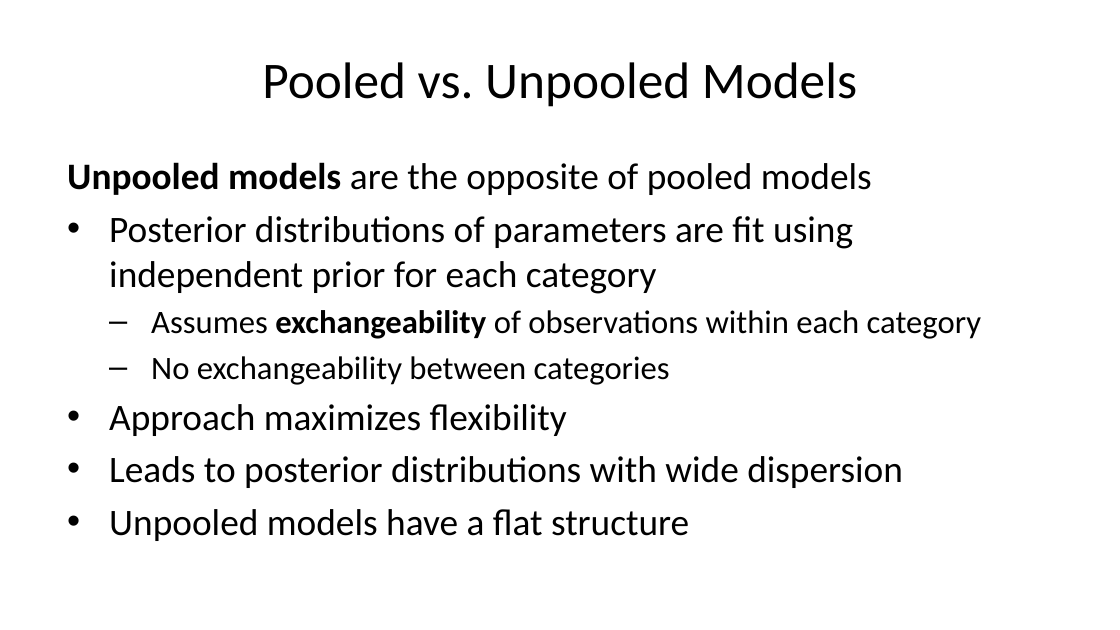
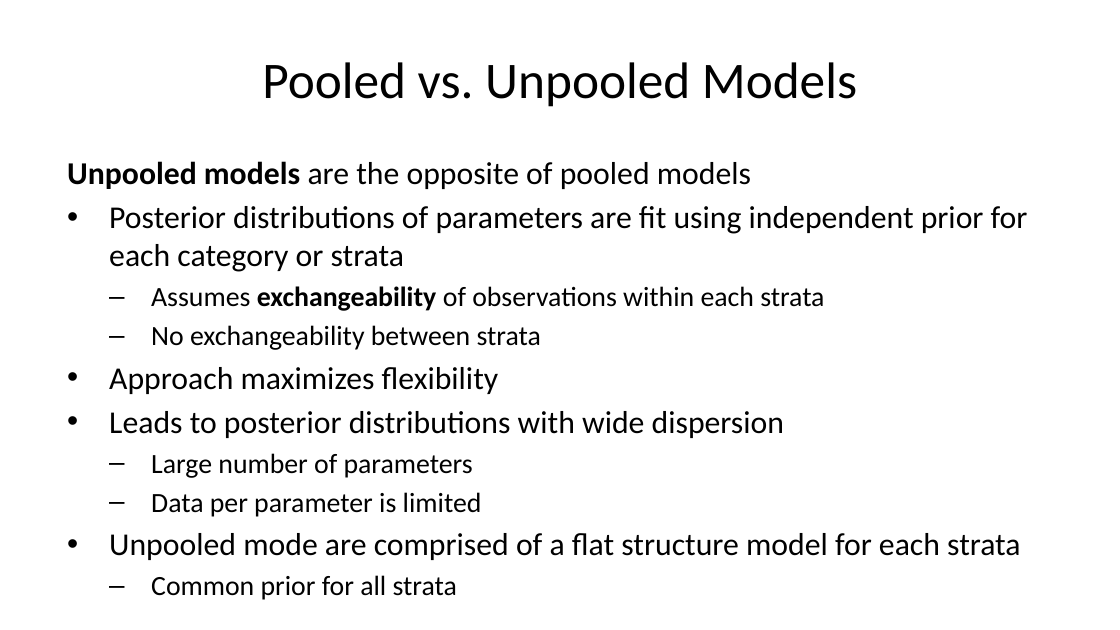
Before and after one commit to StephenElston/CSCI-E-83, a slide deck: slide 5 of LectureSlides/14_HierarchicalBayesModels.pptx. Drawn at 1120x630 pixels with LibreOffice and Linux fonts; fonts in the diff are those of the drawing. Boxes give left, top, right and bottom in pixels: in the first picture for what was removed or moved away, otherwise in the second. Text is boxed around its words. In the diff, an @@ line names an element or a change of style, - is before the commit and + after.

Commit message:
Updated content, corrected slides, fixed typos and animmations

```diff
--- a/LectureSlides/14_HierarchicalBayesModels.pptx
+++ b/LectureSlides/14_HierarchicalBayesModels.pptx
@@ text at (67,161,784,438): size 24 to 20.4 pt in "Unpooled models are the opposite of pooled ...", "Approach maximizes flexibility", "Leads to posterior distributions with wide dispersion" @@
@@ text at (109,206,1028,350): text changed; size 21 to 20.4 pt @@
-• Posterior distributions of parameters are fit using independent prior for each category
-  – Assumes exchangeability of observations within each category
-  – No exchangeability between categories
+• Posterior distributions of parameters are fit using independent prior for each category or strata
+  – Assumes exchangeability of observations within each strata
+  – No exchangeability between strata
@@ text at (109,453,1020,560): text changed; size 24 to 17.9 pt @@
-• Unpooled models have a flat structure
+  – Large number of parameters
+  – Data per parameter is limited
+• Unpooled mode are comprised of a flat structure model for each strata
+  – Common prior for all strata
```
Also in this commit, not shown: 4 other slides changed.
